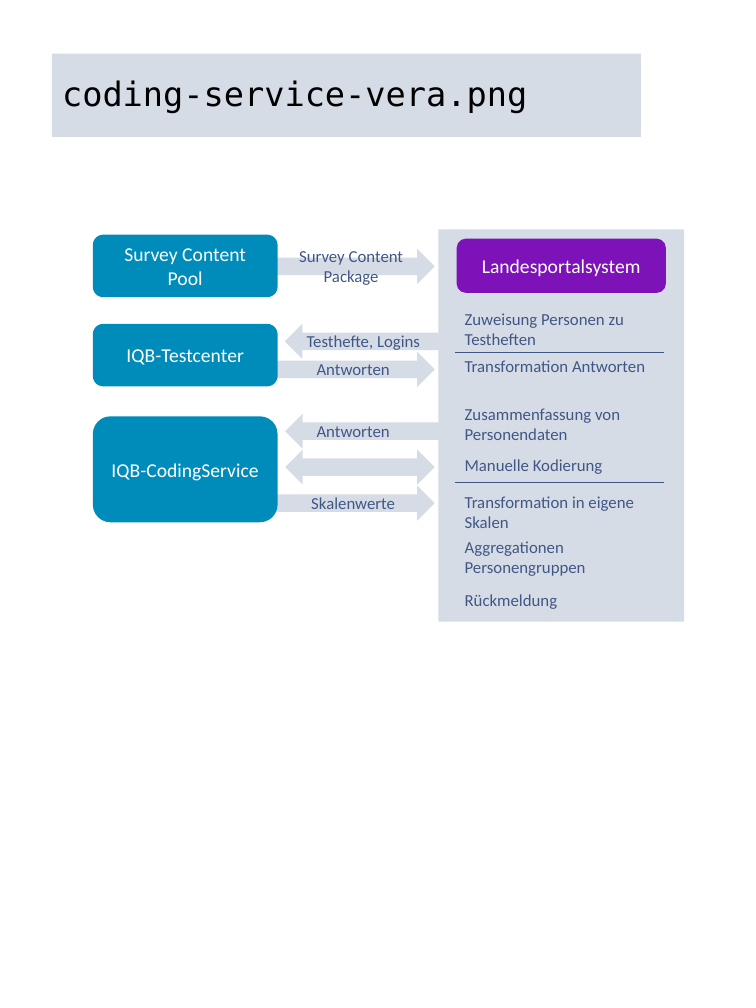
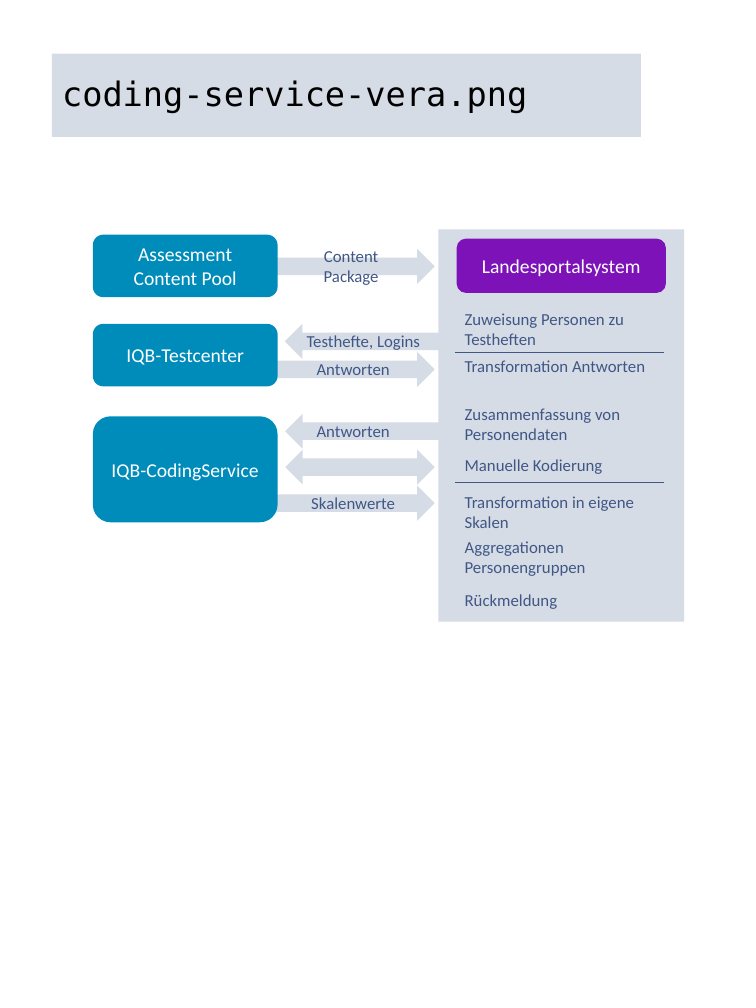
Before and after one commit to iqb-berlin/rising-stars, a slide deck: slide 6 of assets/figures.pptx. Drawn at 756x1008 pixels with LibreOffice and Linux fonts; fonts in the diff are those of the drawing. Boxes give left, top, right and bottom in pixels: in the first picture for what was removed or moved away, otherwise in the second. Text is boxed around its words. In the diff, an @@ line names an element or a change of style, - is before the commit and + after.

```diff
--- a/assets/figures.pptx
+++ b/assets/figures.pptx
@@ text in rounded rectangle at <box>134,248,237,285</box>: text changed @@
-Survey Content Pool
+Assessment Content Pool
@@ text at <box>324,248,379,286</box>: text changed @@
-Survey Content Package
+Content Package
```
Also in this commit, not shown: 3 other slides changed, 5 other files.
